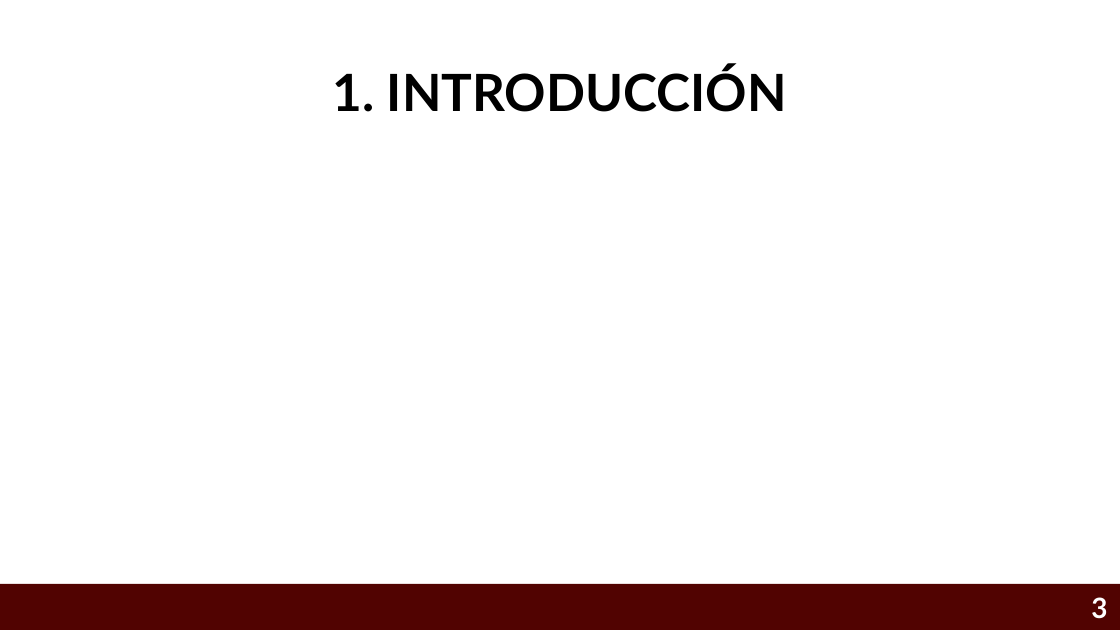
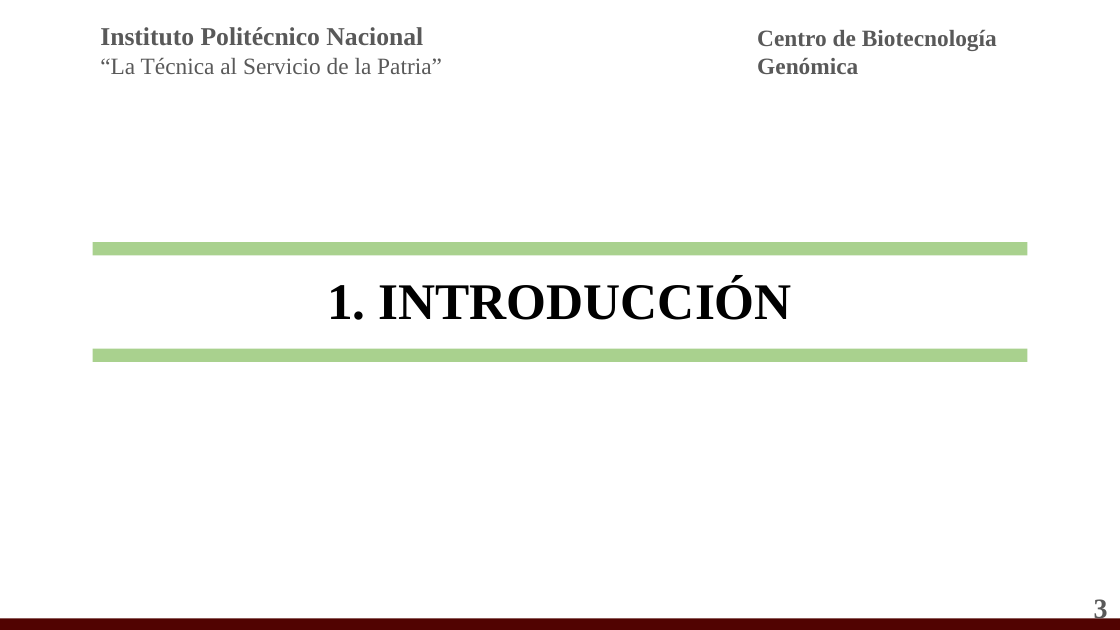
Before and after one commit to Eliud7720/Alzheimer---Anteproyecto, a slide deck: slide 3 of CRIBADO VIRTUAL INTELIGENTE PARA IDENTIFICAR INHIBIDORES MULTI-BLANCO ENFOCADOS AL TRATAMIENTO DE LA .pptx. Drawn at 1120x630 pixels with LibreOffice and Linux fonts; fonts in the diff are those of the drawing; background and template pictures are left out. Boxes give left, top, right and bottom in pixels: in the first picture for what was removed or moved away, otherwise in the second. Text is boxed around its words. In the diff, an @@ line names an element or a change of style, - is before the commit and + after.

```diff
--- a/CRIBADO VIRTUAL INTELIGENTE PARA IDENTIFICAR INHIBIDORES MULTI-BLANCO ENFOCADOS AL TRATAMIENTO DE LA .pptx
+++ b/CRIBADO VIRTUAL INTELIGENTE PARA IDENTIFICAR INHIBIDORES MULTI-BLANCO ENFOCADOS AL TRATAMIENTO DE LA .pptx
@@ text added at [100, 27, 442, 74], 20 pt, text #595959 @@
+Instituto Politécnico Nacional
+“La Técnica al Servicio de la Patria”
@@ text added at [757, 30, 997, 74], 20 pt, text #595959, bold @@
+Centro de Biotecnología Genómica
@@ title "1. INTRODUCCIÓN": place and size @@
-title "1. INTRODUCCIÓN" at [333, 66, 787, 112]
+title "1. INTRODUCCIÓN" at [327, 279, 792, 320]
@@ title "1. INTRODUCCIÓN" at [327, 279, 792, 320]: font Lato to Times New Roman @@
@@ rectangle added at [92, 242, 1028, 255], fill #A9D18E @@
@@ rectangle added at [92, 349, 1028, 362], fill #A9D18E @@
@@ page number at [1094, 596, 1108, 623]: font Lato to Times New Roman, text colour #FFFFFF to #595959 @@
@@ rectangle: place and size @@
-rectangle at [0, 584, 1120, 630]
+rectangle at [0, 618, 1120, 630]
```
Also in this commit, not shown: 19 other slides changed, 13 slides added, 2 slides removed, 2 other files.
